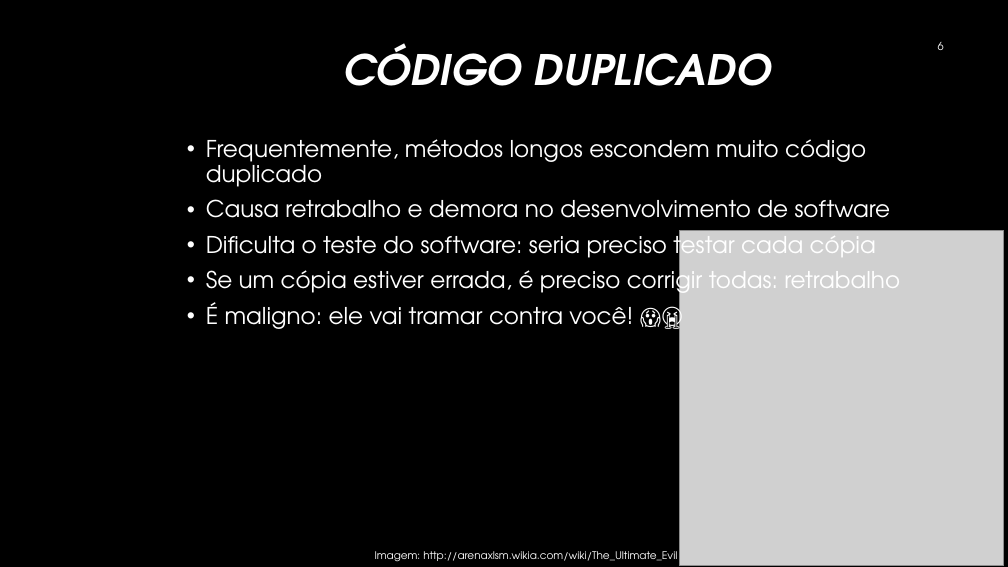
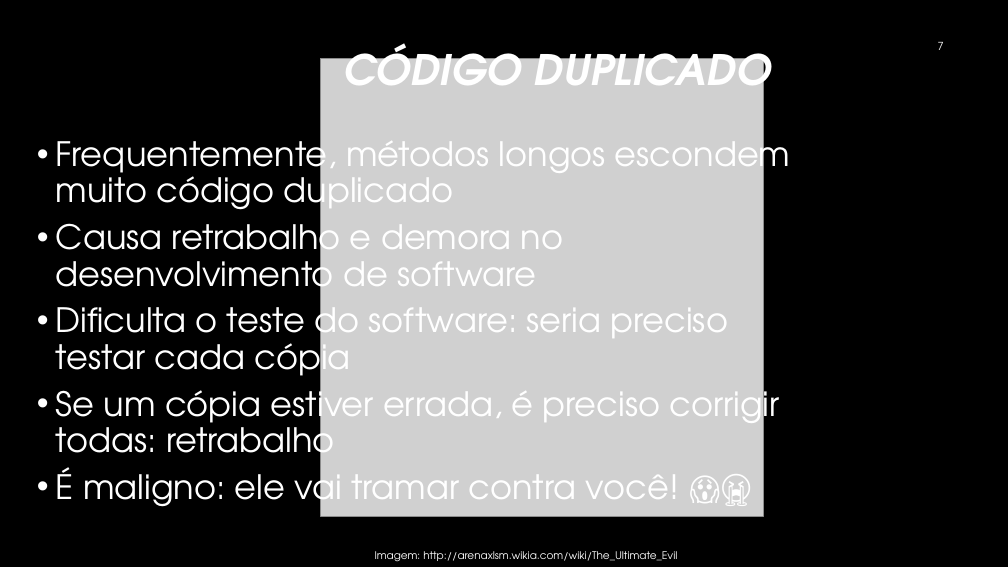
Before and after one commit to Claudio-Barbosa-da-Silva/testes-de-software, a slide deck: slide 7 of projects/01-introducao-tdd/tdd.pptx (slide 6 before the commit). Drawn at 1008x567 pixels with LibreOffice and Linux fonts; fonts in the diff are those of the drawing; grey boxes stand for pictures; background and template pictures are left out. Boxes give left, top, right and bottom in pixels: in the first picture for what was removed or moved away, otherwise in the second. Text is boxed around its words. In the diff, an @@ line names an element or a change of style, - is before the commit and + after.

```diff
--- a/projects/01-introducao-tdd/tdd.pptx
+++ b/projects/01-introducao-tdd/tdd.pptx
@@ picture: place and size @@
-picture at bbox=[680, 231, 1004, 566]
+picture at bbox=[320, 58, 763, 516]
@@ page number at bbox=[938, 42, 944, 50]: text changed @@
-6
+7
@@ text "Frequentemente, métodos longos escondem muito ...": place and size @@
-text "Frequentemente, métodos longos escondem muito ..." at bbox=[206, 139, 900, 329]
+text "Frequentemente, métodos longos escondem muito ..." at bbox=[56, 131, 791, 515]
@@ text "Frequentemente, métodos longos escondem muito ..." at bbox=[56, 131, 791, 515]: size 22 to 32 pt @@
```
Also in this commit, not shown: 21 other slides changed, 7 slides added, 1 other file.
